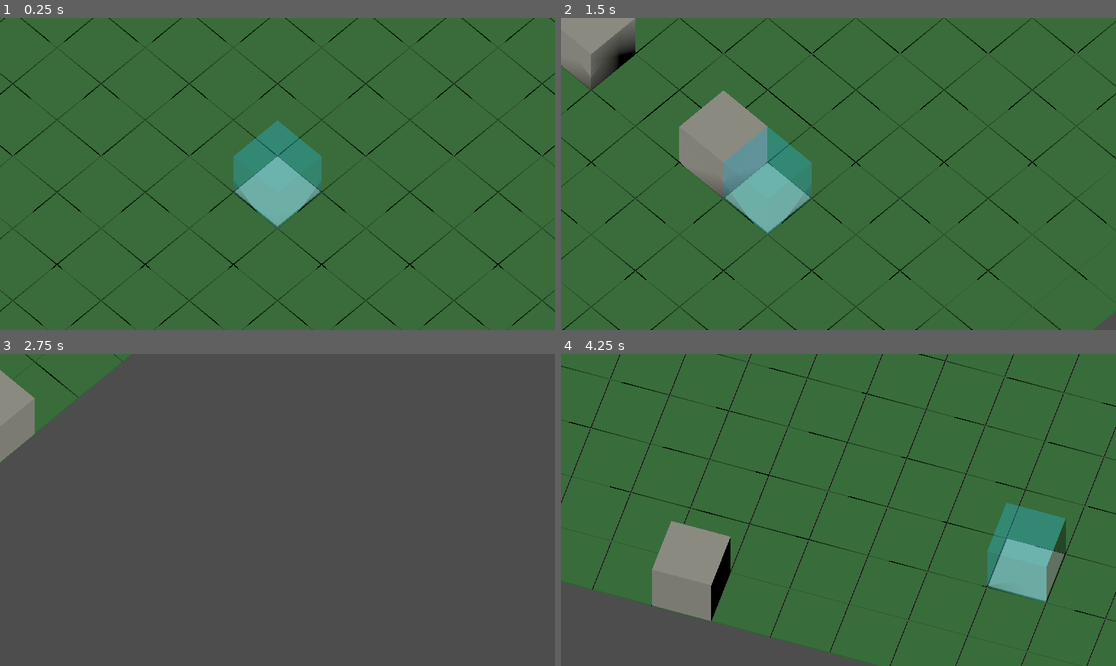
Above: before the commit, frames 1-4 (two rows, left to right).
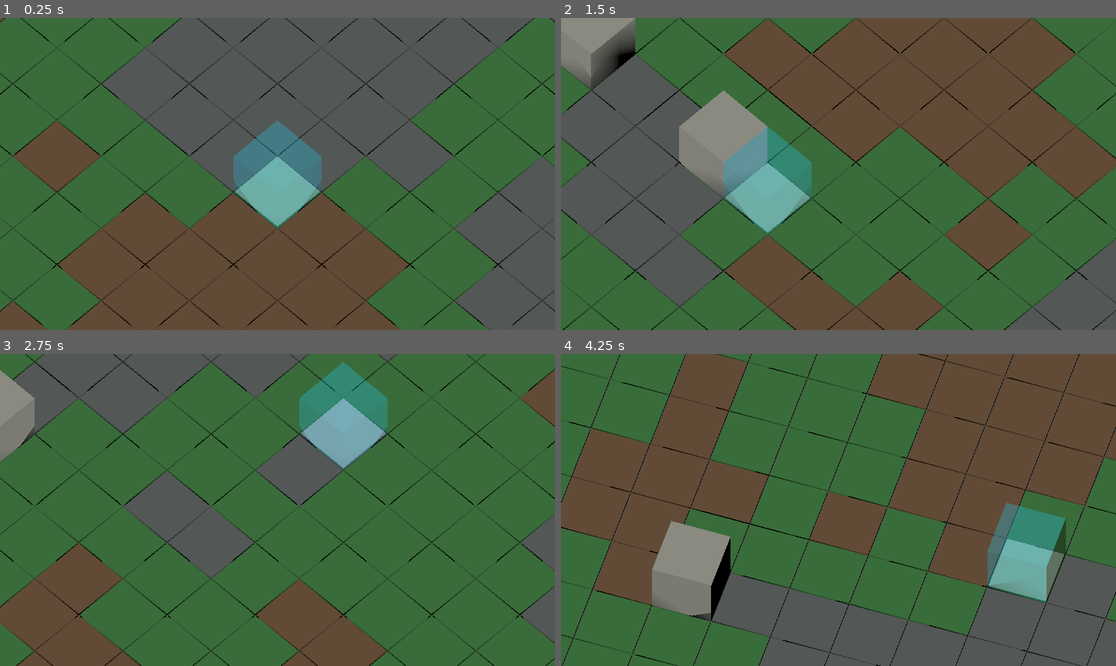
Above: after the commit, the same moments.

Repository: CapooCapo/camera-privot
Game: Godot game, scene res://tiledmap/camera.tscn
The game is run twice, just before and just after one commit, with the same random seed, the same clock (stepped at 60 frames per second) and the same inputs.
Inputs (mouse positions are in pixels of both pictures, inside the frame that each line leads up to):
- Up to frame 1 (0.25 s): no input
- Up to frame 2 (1.5 s): tap Enter at 0.5 s; move the mouse to (960, 158) at 0.52 s; hold Right (ui_right) 0.53-1.28 s; tap X at 0.6 s; click (960, 158) at 0.67 s; tap Delete at 0.8, 1.35 s; move the mouse to (727, 189) at 1.27 s; hold Down (ui_down) from 1.28 s (still down); click (727, 189) at 1.42 s
- Up to frame 3 (2.75 s): tap X at 1.55, 2.1 s; move the mouse to (333, 441) at 2.02 s; release Down (ui_down) at 2.03 s; hold Right (ui_right) from 2.03 s (still down); click (333, 441) at 2.17 s; tap Delete at 2.3 s
- Up to frame 4 (4.25 s): move the mouse to (810, 572) at 2.77 s; release Right (ui_right) at 2.78 s; hold Up (ui_up) 2.78-3.53 s; tap Delete at 2.85, 3.8 s; click (810, 572) at 2.92 s; tap X at 3.05 s; move the mouse to (1005, 556) at 3.52 s; hold Left (ui_left) from 3.53 s (still down); hold E from 3.53 s (still down); click (1005, 556) at 3.67 s

The runs differ from the first frame. In frame 1, 55% of the frame differs, in the area x 0-100%, y 0-100%; in frame 2, 47%; in frame 3, 78%; in frame 4, 57%.

Commit message:
Stream grid terrain chunks from camera

Diff:
--- a/tiledmap/BuildGrid.gd
+++ b/tiledmap/BuildGrid.gd
@@ -20,7 +20,8 @@
 	terrain_generator.generate(grid_map)
 
 
-func _process(_delta):
+func _process(delta):
+	terrain_generator.update_stream(grid_map, delta)
 	_update_preview()
 
 
@@ -46,7 +47,7 @@
 
 	var cell: Vector3i = target["place_cell"]
 	if placement_rules.can_place_block(grid_map, cell):
-		grid_map.set_cell_item(cell, placement_rules.block_item)
+		terrain_generator.set_runtime_cell(grid_map, cell, placement_rules.block_item)
 
 
 func delete_block_at_mouse(mouse_position: Vector2 = Vector2(-1.0, -1.0)):
@@ -56,7 +57,7 @@
 
 	var cell: Vector3i = target["delete_cell"]
 	if cell.y > 0:
-		grid_map.set_cell_item(cell, GridMap.INVALID_CELL_ITEM)
+		terrain_generator.set_runtime_cell(grid_map, cell, GridMap.INVALID_CELL_ITEM)
 
 
 func _update_preview():
--- a/tiledmap/GridTerrainGenerator.gd
+++ b/tiledmap/GridTerrainGenerator.gd
@@ -1,11 +1,13 @@
 class_name GridTerrainGenerator
 extends Node
 
-@export var ground_size_x := 24
-@export var ground_size_z := 24
-@export var regenerate_ground_on_ready := true
-
-@export_enum("Solid", "Checker", "Noise") var ground_generation_mode := 0
+@export var chunk_size := 16
+@export var load_margin_chunks := 1
+@export var fallback_chunk_radius := 2
+@export var stream_update_interval := 0.12
+@export var clear_grid_on_ready := true
+
+@export_enum("Solid", "Checker", "Noise") var ground_generation_mode := 2
 @export var generation_seed := 12345
 @export_range(0.01, 1.0, 0.01) var noise_frequency := 0.12
 @export_range(-1.0, 1.0, 0.01) var noise_cutoff := 0.2
@@ -15,25 +17,205 @@
 @export var noise_ground_item := 8
 
 var terrain_noise := FastNoiseLite.new()
+var loaded_chunks := {}
+var saved_cells_by_chunk := {}
+var stream_time := 0.0
 
 
 func generate(grid_map: GridMap):
 	terrain_noise.seed = generation_seed
 	terrain_noise.frequency = noise_frequency
 
-	if not regenerate_ground_on_ready:
+	if clear_grid_on_ready:
+		grid_map.clear()
+		loaded_chunks.clear()
+
+	update_stream(grid_map, 0.0, true)
+
+
+func update_stream(grid_map: GridMap, delta: float, force := false):
+	stream_time += delta
+	if not force and stream_time < stream_update_interval:
 		return
 
-	grid_map.clear()
-
-	var min_x := -floori(ground_size_x * 0.5)
-	var min_z := -floori(ground_size_z * 0.5)
-	var max_x := min_x + ground_size_x
-	var max_z := min_z + ground_size_z
-
-	for x in range(min_x, max_x):
-		for z in range(min_z, max_z):
-			grid_map.set_cell_item(Vector3i(x, 0, z), _choose_ground_item(x, z))
+	stream_time = 0.0
+	var wanted_chunks := _get_wanted_chunks(grid_map)
+
+	for chunk_coord in wanted_chunks.keys():
+		if not loaded_chunks.has(chunk_coord):
+			_load_chunk(grid_map, chunk_coord)
+
+	for chunk_coord in loaded_chunks.keys():
+		if not wanted_chunks.has(chunk_coord):
+			_unload_chunk(grid_map, chunk_coord)
+
+
+func set_runtime_cell(grid_map: GridMap, cell: Vector3i, item_id: int):
+	if cell.y <= 0:
+		grid_map.set_cell_item(cell, item_id)
+		return
+
+	var chunk_coord := _chunk_coord_for_cell(cell.x, cell.z)
+	var saved_cells: Dictionary = saved_cells_by_chunk.get(chunk_coord, {})
+
+	if item_id == GridMap.INVALID_CELL_ITEM:
+		saved_cells.erase(cell)
+	else:
+		saved_cells[cell] = item_id
+
+	if saved_cells.is_empty():
+		saved_cells_by_chunk.erase(chunk_coord)
+	else:
+		saved_cells_by_chunk[chunk_coord] = saved_cells
+
+	if loaded_chunks.has(chunk_coord):
+		grid_map.set_cell_item(cell, item_id)
+
+
+func get_loaded_chunk_count() -> int:
+	return loaded_chunks.size()
+
+
+func get_saved_cell_count() -> int:
+	var count := 0
+	for saved_cells in saved_cells_by_chunk.values():
+		count += saved_cells.size()
+	return count
+
+
+func _get_wanted_chunks(grid_map: GridMap) -> Dictionary:
+	var bounds := _get_visible_cell_bounds(grid_map)
+	var min_chunk := _chunk_coord_for_cell(bounds["min_x"], bounds["min_z"])
+	var max_chunk := _chunk_coord_for_cell(bounds["max_x"], bounds["max_z"])
+	var wanted := {}
+
+	for chunk_z in range(min_chunk.y - load_margin_chunks, max_chunk.y + load_margin_chunks + 1):
+		for chunk_x in range(min_chunk.x - load_margin_chunks, max_chunk.x + load_margin_chunks + 1):
+			wanted[Vector2i(chunk_x, chunk_z)] = true
+
+	return wanted
+
+
+func _get_visible_cell_bounds(grid_map: GridMap) -> Dictionary:
+	var camera := get_viewport().get_camera_3d()
+	if camera == null:
+		return _fallback_cell_bounds(grid_map)
+
+	var viewport_size := get_viewport().get_visible_rect().size
+	if viewport_size.x <= 0.0 or viewport_size.y <= 0.0:
+		return _fallback_cell_bounds(grid_map)
+
+	var corners := [
+		Vector2(0.0, 0.0),
+		Vector2(viewport_size.x, 0.0),
+		Vector2(0.0, viewport_size.y),
+		viewport_size,
+	]
+	var cells: Array[Vector3i] = []
+
+	for corner in corners:
+		var cell = _project_screen_to_ground_cell(grid_map, camera, corner)
+		if cell != null:
+			cells.append(cell)
+
+	if cells.is_empty():
+		return _fallback_cell_bounds(grid_map)
+
+	var min_x := cells[0].x
+	var max_x := cells[0].x
+	var min_z := cells[0].z
+	var max_z := cells[0].z
+
+	for cell in cells:
+		min_x = mini(min_x, cell.x)
+		max_x = maxi(max_x, cell.x)
+		min_z = mini(min_z, cell.z)
+		max_z = maxi(max_z, cell.z)
+
+	return {
+		"min_x": min_x,
+		"max_x": max_x,
+		"min_z": min_z,
+		"max_z": max_z,
+	}
+
+
+func _fallback_cell_bounds(grid_map: GridMap) -> Dictionary:
+	var camera := get_viewport().get_camera_3d()
+	var center_cell := Vector3i.ZERO
+
+	if camera != null:
+		center_cell = grid_map.local_to_map(grid_map.to_local(camera.global_position))
+
+	var radius := fallback_chunk_radius * chunk_size
+	return {
+		"min_x": center_cell.x - radius,
+		"max_x": center_cell.x + radius,
+		"min_z": center_cell.z - radius,
+		"max_z": center_cell.z + radius,
+	}
+
+
+func _project_screen_to_ground_cell(grid_map: GridMap, camera: Camera3D, screen_pos: Vector2):
+	var ray_origin_world := camera.project_ray_origin(screen_pos)
+	var ray_direction_world := camera.project_ray_normal(screen_pos)
+	var ray_origin := grid_map.to_local(ray_origin_world)
+	var ray_direction := (grid_map.global_transform.basis.inverse() * ray_direction_world).normalized()
+
+	if absf(ray_direction.y) < 0.0001:
+		return null
+
+	var ground_y := grid_map.map_to_local(Vector3i.ZERO).y
+	var distance := (ground_y - ray_origin.y) / ray_direction.y
+	if distance < 0.0:
+		return null
+
+	return grid_map.local_to_map(ray_origin + ray_direction * distance)
+
+
+func _load_chunk(grid_map: GridMap, chunk_coord: Vector2i):
+	loaded_chunks[chunk_coord] = true
+
+	var origin_x := chunk_coord.x * chunk_size
+	var origin_z := chunk_coord.y * chunk_size
+
+	for local_z in range(chunk_size):
+		for local_x in range(chunk_size):
+			var world_x := origin_x + local_x
+			var world_z := origin_z + local_z
+			grid_map.set_cell_item(
+				Vector3i(world_x, 0, world_z),
+				_choose_ground_item(world_x, world_z)
+			)
+
+	var saved_cells: Dictionary = saved_cells_by_chunk.get(chunk_coord, {})
+	for cell in saved_cells.keys():
+		grid_map.set_cell_item(cell, saved_cells[cell])
+
+
+func _unload_chunk(grid_map: GridMap, chunk_coord: Vector2i):
+	loaded_chunks.erase(chunk_coord)
+
+	var origin_x := chunk_coord.x * chunk_size
+	var origin_z := chunk_coord.y * chunk_size
+
+	for local_z in range(chunk_size):
+		for local_x in range(chunk_size):
+			grid_map.set_cell_item(
+				Vector3i(origin_x + local_x, 0, origin_z + local_z),
+				GridMap.INVALID_CELL_ITEM
+			)
+
+	var saved_cells: Dictionary = saved_cells_by_chunk.get(chunk_coord, {})
+	for cell in saved_cells.keys():
+		grid_map.set_cell_item(cell, GridMap.INVALID_CELL_ITEM)
+
+
+func _chunk_coord_for_cell(cell_x: int, cell_z: int) -> Vector2i:
+	return Vector2i(
+		floori(float(cell_x) / float(chunk_size)),
+		floori(float(cell_z) / float(chunk_size))
+	)
 
 
 func _choose_ground_item(x: int, z: int) -> int:
